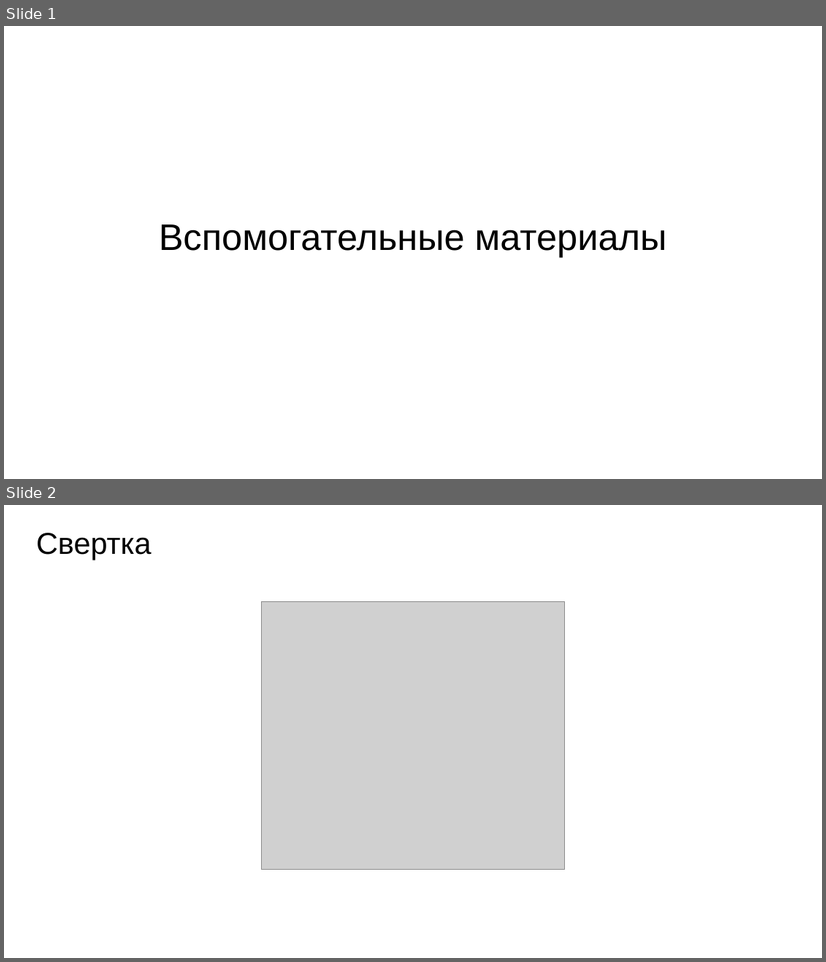
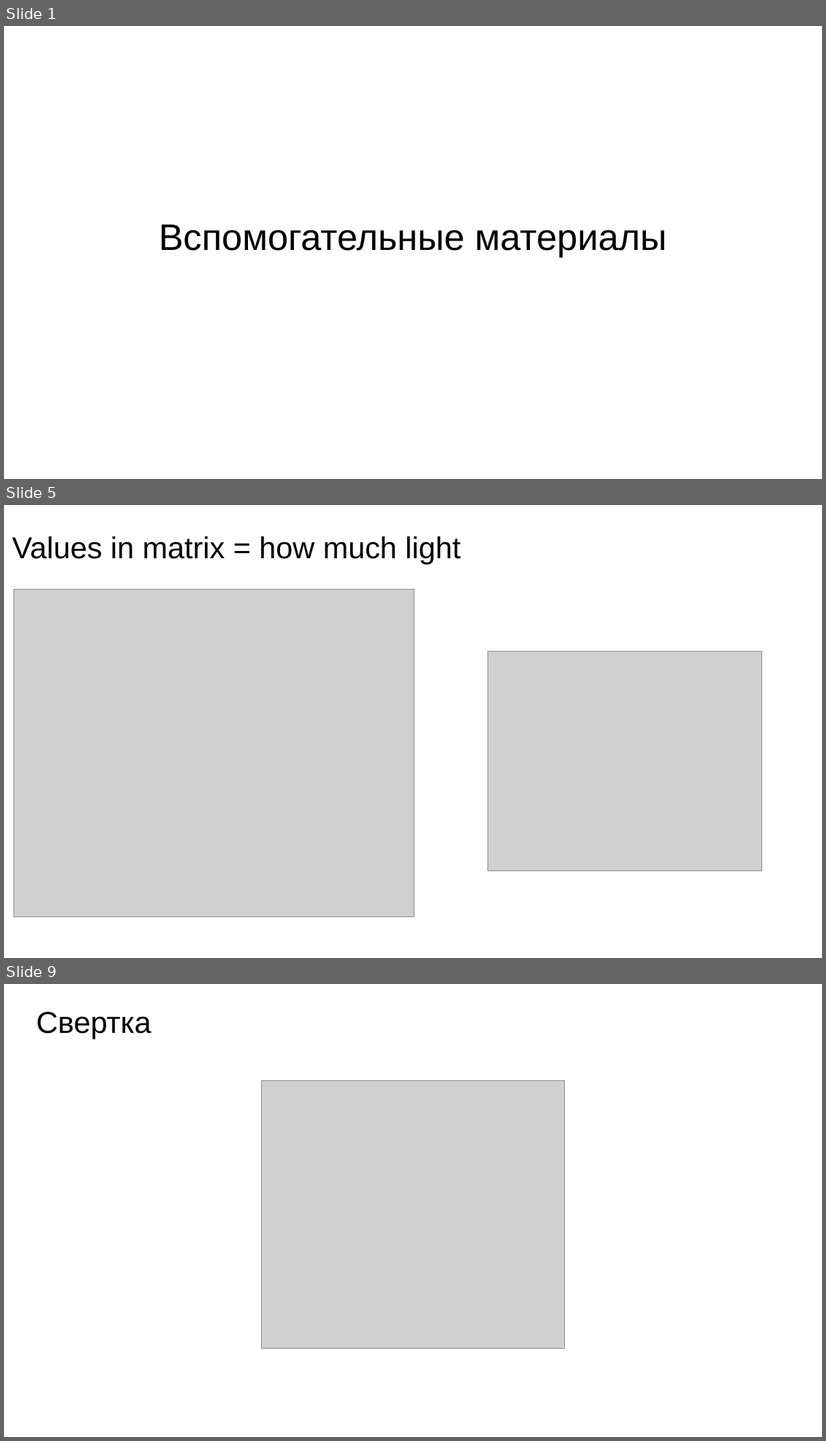
Before and after one commit to CV15005/biomedical-decision-support-systems, a slide deck: lesson2/Вспомогательные_материалы.pptx. Shown one above the other, each under a label of ours: slides 1 and 2 before the commit, slides 1, 5 and 9 after it; the slides between them are not shown. The pictures are 826x962 and 826x1441 pixels, drawn with LibreOffice and Linux fonts; fonts in the diff are those of the drawing; grey boxes stand for pictures. Boxes give left, top, right and bottom in pixels: in the first picture for what was removed or moved away, otherwise in the second. Text is boxed around its words. In the diff, an @@ line names an element or a change of style, - is before the commit and + after.

Commit message:
update presentation

```diff
--- a/lesson2/Вспомогательные_материалы.pptx
+++ b/lesson2/Вспомогательные_материалы.pptx
@@ slide 5 added at <box>4,505,822,958</box>, background #FFFFFF @@
@@ title added at <box>12,536,460,564</box>, 58.5 pt, text #000000 @@
+Values in matrix = how much light
@@ picture added at <box>13,589,414,917</box> @@
@@ picture added at <box>487,651,760,871</box> @@
@@ what was slide 2 is now slide 9 @@
```
Also in this commit, not shown: 6 other slides added.
